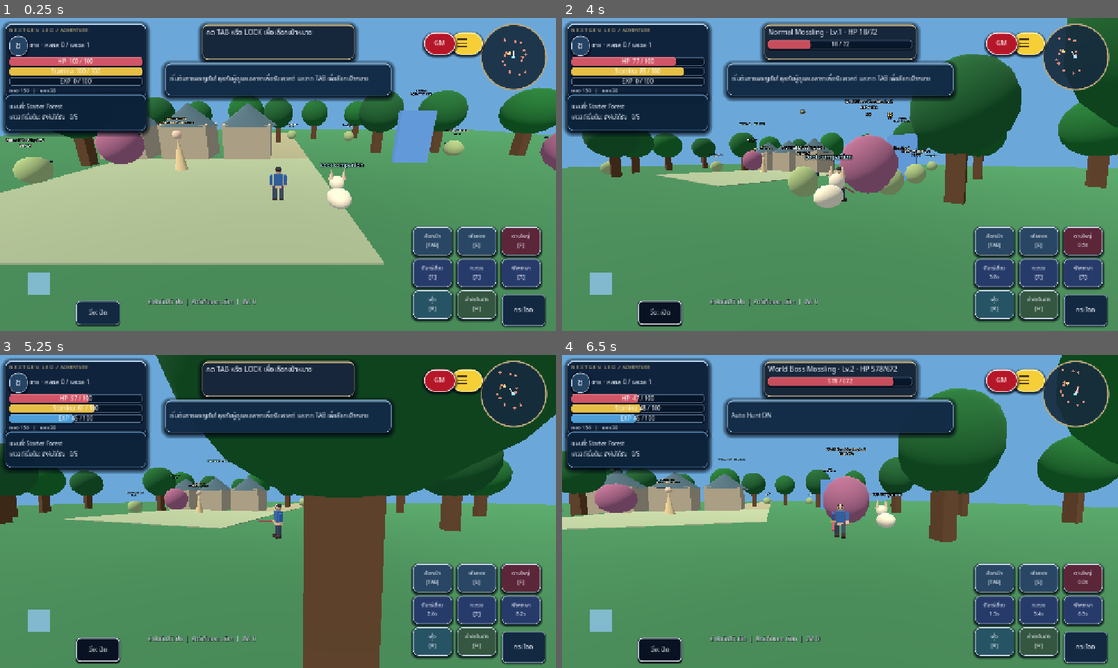
Above: before the commit, frames 1-4 (two rows, left to right).
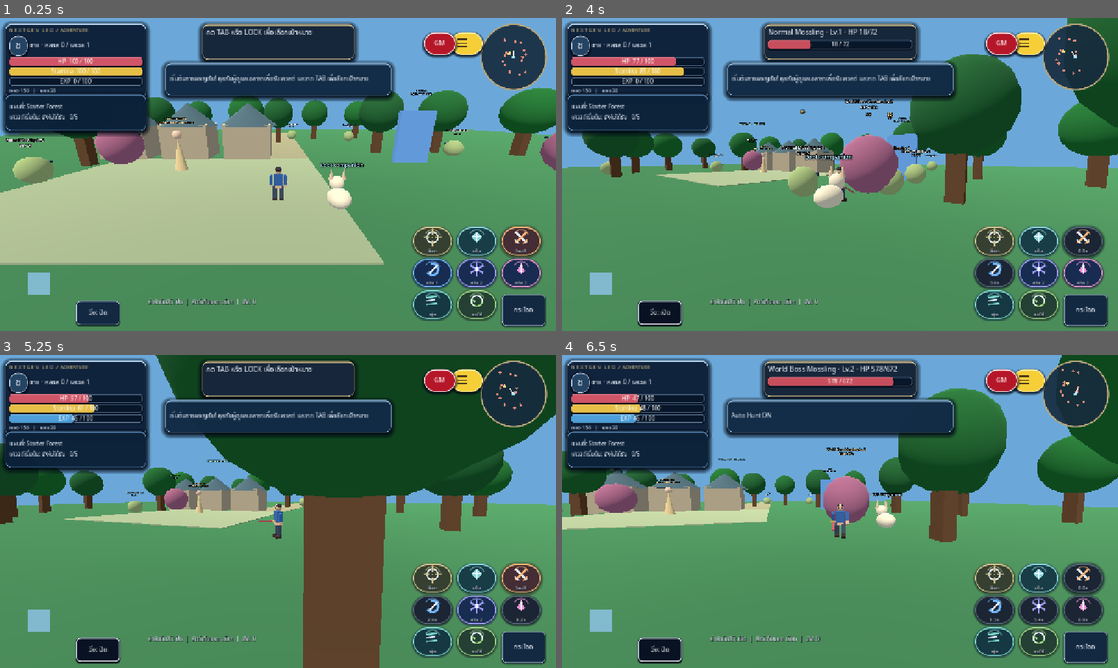
Above: after the commit, the same moments.

Repository: redfullmoon209-debug/NexTgenLeo
Game: Godot game, scene res://scenes/main.tscn
Same seed, same stepped clock (60 frames per second), same inputs: the game is played once before the commit and once after it.
Inputs (mouse positions are in pixels of both pictures, inside the frame that each line leads up to):
- Up to frame 1 (0.25 s): no input
- Up to frame 2 (4 s): click "กระโดด" at 0.5 s; tap Enter at 1.25 s; move the mouse to (962, 158) at 1.27 s; hold D 1.28-2 s; tap Tab at 1.35 s; click (962, 158) at 1.42 s; tap Space at 1.52 s; drag from (728, 190) to (812, 237) at 2.02 s; move the mouse to (895, 105) at 2.77 s; hold D 2.78-3.5 s; tap 1 at 2.85 s; click (895, 105) at 2.92 s; drag from (812, 237) to (673, 127) at 3.52 s
- Up to frame 3 (5.25 s): move the mouse to (444, 558) at 4.27 s; hold A 4.28-5 s; tap 3 at 4.35 s; click (444, 558) at 4.42 s; tap Space at 4.52 s; drag from (111, 464) to (194, 433) at 5.02 s
- Up to frame 4 (6.5 s): move the mouse to (867, 511) at 5.77 s; hold S from 5.78 s (still down); tap H at 5.85 s; click (867, 511) at 5.92 s

The runs differ from the first frame. In frame 1, 5.3% of the frame differs, in the area x 73-98%, y 66-98%; in frame 2, 5.6%; in frame 3, 5.3%; in frame 4, 5.6%.

Commit message:
Add procedural combat action rune icons and readable cooldown states

Diff:
--- a/scripts/gameplay.gd
+++ b/scripts/gameplay.gd
@@ -667,6 +667,29 @@
 		button.set_meta("layout_id", "action_%d" % i)
 		button.set_meta("leo_fantasy_skin", true)
 		button.add_theme_font_size_override("font_size", 12)
+		button.tooltip_text = ["ล็อกเป้าหมาย", "เก็บของ", "โจมตีปกติ", "สกิล 1", "สกิล 2", "สกิล 3", "พุ่งหลบ", "ล่าอัตโนมัติ"][i]
+		button.text = ""
+		var art := Control.new()
+		art.set_script(load("res://scripts/celestial_action_icon.gd"))
+		art.action_id = i
+		art.name = "ActionIcon"
+		art.mouse_filter = Control.MOUSE_FILTER_IGNORE
+		button.add_child(art)
+		art.set_anchors_and_offsets_preset(Control.PRESET_FULL_RECT)
+		var caption := Label.new()
+		caption.name = "ActionCaption"
+		caption.text = ["ล็อก", "เก็บ", "โจมตี", "สกิล 1", "สกิล 2", "สกิล 3", "พุ่ง", "ออโต้"][i]
+		caption.horizontal_alignment = HORIZONTAL_ALIGNMENT_CENTER
+		caption.vertical_alignment = VERTICAL_ALIGNMENT_BOTTOM
+		caption.mouse_filter = Control.MOUSE_FILTER_IGNORE
+		caption.set_meta("leo_fantasy_skin", true)
+		caption.add_theme_color_override("font_color", Color("#F5F9FF"))
+		caption.add_theme_color_override("font_shadow_color", Color("#081122"))
+		caption.add_theme_constant_override("shadow_offset_x", 1)
+		caption.add_theme_constant_override("shadow_offset_y", 1)
+		caption.add_theme_font_size_override("font_size", 11)
+		button.add_child(caption)
+		caption.set_anchors_and_offsets_preset(Control.PRESET_FULL_RECT)
 		skill_buttons.append(button)
 	_style_hud_actions("")
 	map_display = Control.new()
@@ -695,28 +718,15 @@
 	_layout()
 
 func _style_hud_actions(faction_id: String) -> void:
-	var ring := Color("cbd8e8")
-	if faction_id == "Light":
-		ring = Color("f5ebce")
-	elif faction_id == "Dark":
-		ring = Color("a894d7")
+	var steel = load("res://scripts/celestial_steel.gd")
 	for i in range(skill_buttons.size()):
 		var button: Button = skill_buttons[i]
-		var base := Color("294764")
-		if i == 2:
-			base = Color("5c2639")
-		elif i in [3, 4, 5]:
-			base = Color("273b6a")
-		elif i == 6:
-			base = Color("275464")
-		elif i == 7:
-			base = Color("355640")
-		button.add_theme_stylebox_override("normal", _silver_panel_style(12, base))
-		var frame: StyleBoxFlat = button.get_theme_stylebox("normal")
-		frame.border_color = ring
-		button.add_theme_stylebox_override("hover", _silver_panel_style(12, base.lightened(0.15)))
-		button.add_theme_stylebox_override("pressed", _silver_panel_style(12, base.darkened(0.12)))
-		button.add_theme_color_override("font_color", Color("f2f6ff"))
+		for state in ["normal", "hover", "pressed", "disabled", "focus"]:
+			button.add_theme_stylebox_override(state, steel.action_style(i, faction_id, state))
+		button.add_theme_color_override("font_color", Color("#F3F7FF"))
+		var art: Control = button.get_node_or_null("ActionIcon")
+		if is_instance_valid(art):
+			art.queue_redraw()
 	hud_action_style_key = faction_id
 
 func _bar(parent: Node, color: Color) -> ProgressBar:
@@ -754,6 +764,9 @@
 		var button := skill_buttons[i]
 		var base_rect: Rect2 = responsive.action_slot_rect(i, bounds, ui_scale)
 		button.size = base_rect.size
+		var caption: Label = button.get_node_or_null("ActionCaption")
+		if is_instance_valid(caption):
+			caption.add_theme_font_size_override("font_size", clampi(roundi(11.0 * responsive.input_scale(bounds, ui_scale)), 11, 48))
 		var offset: Array = saved_offsets.get(str(button.get_meta("layout_id")), [0, 0])
 		var requested := Rect2(base_rect.position + Vector2(float(offset[0]), float(offset[1])), base_rect.size)
 		button.position = responsive.keep_inside(requested, bounds).position
@@ -1097,7 +1110,10 @@
 	hud_state_label.text = "ล่าอัตโนมัติ: %s  |  สัตว์เก็บของ: %s  |  บัฟ: %d" % ["เปิด" if auto_hunt else "ปิด", "เรียก" if GameState.pet_enabled else "เก็บ", active_buffs]
 	for i in range(4):
 		var button := skill_buttons[i + 2]
-		button.text = _thai_skill_name(i) + ("\n%.1fs" % float(cooldowns[i]) if float(cooldowns[i]) > 0 else "\n[%s]" % ("F" if i == 0 else str(i)))
+		var caption: Label = button.get_node_or_null("ActionCaption")
+		if is_instance_valid(caption):
+			caption.text = ("%.1fs" % float(cooldowns[i])) if float(cooldowns[i]) > 0 else (["โจมตี", "สกิล 1", "สกิล 2", "สกิล 3"][i])
+		button.disabled = float(cooldowns[i]) > 0.0
 	var active_faction := GameState.faction if GameState.class_rank >= 7 and GameState.faction in ["Light", "Dark"] else ""
 	var faction_color := Color("e4e5da") if active_faction == "Light" else Color("9a77c5")
 	world.joystick_base.color = Color(faction_color, 0.25) if not active_faction.is_empty() else Color.TRANSPARENT
